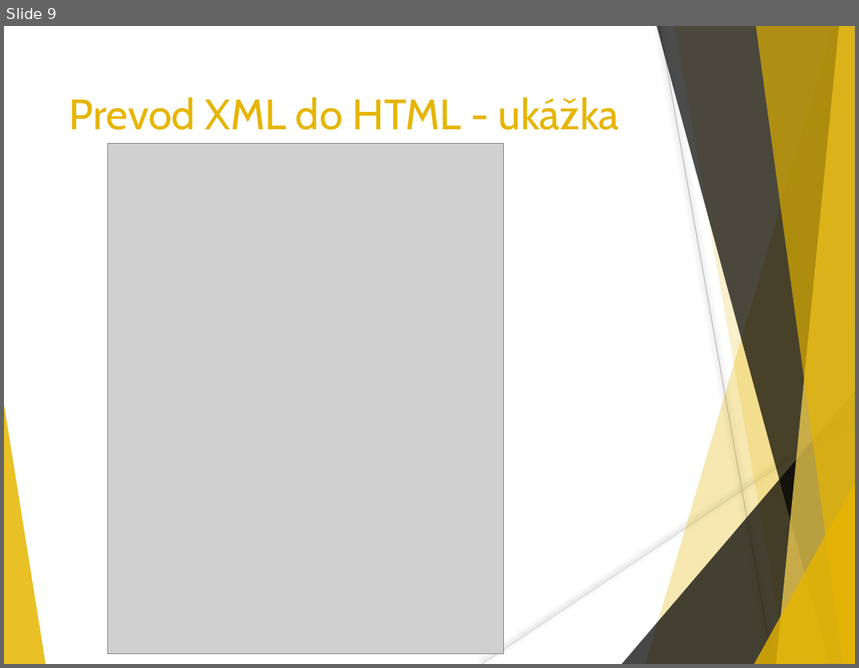
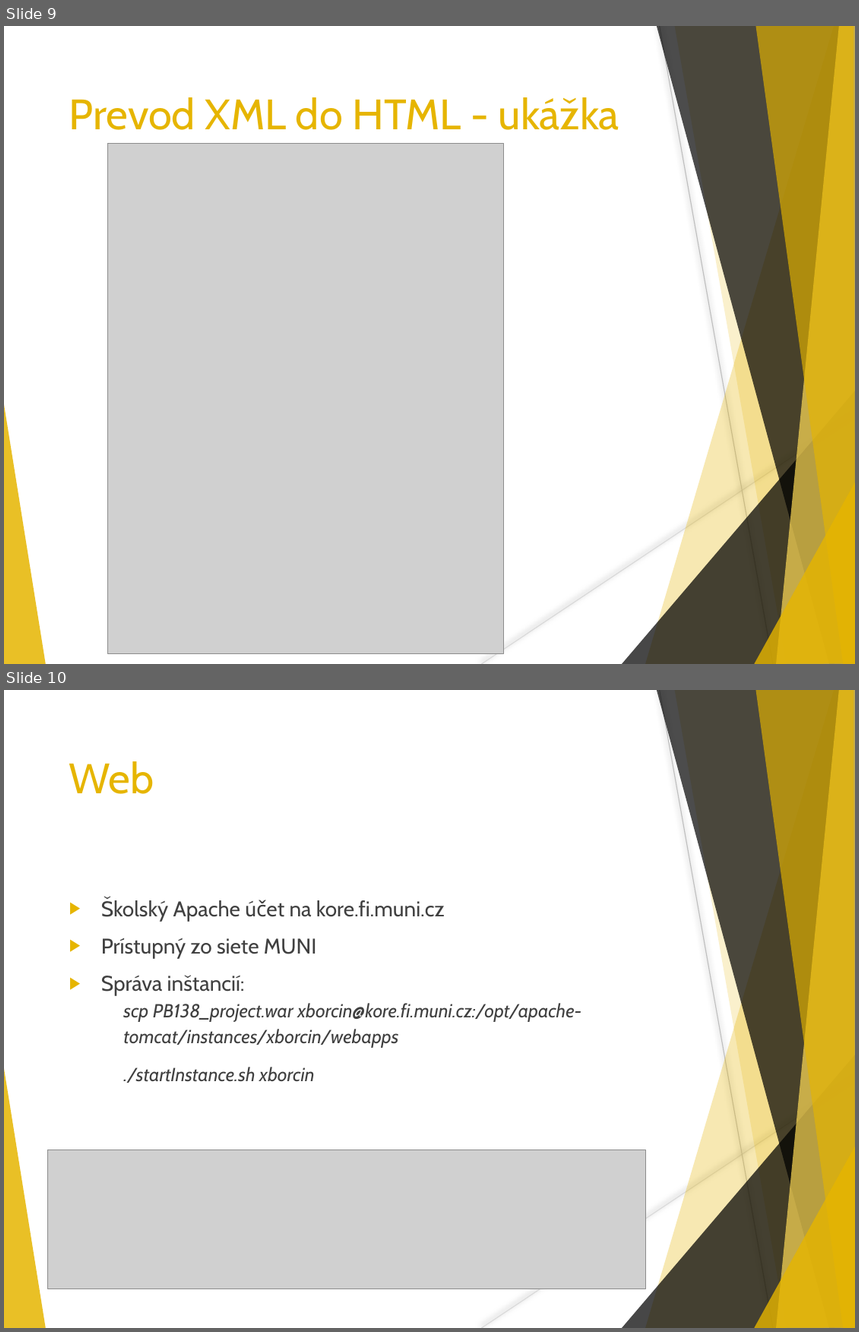
Before and after one commit to tborcin/Comparison-and-visualization-of-macroeconomic-data, a slide deck: PrezentaciaMC.pptx. Shown one above the other, each under a label of ours: slide 9 before the commit, slides 9 and 10 after it. The pictures are 859x668 and 859x1332 pixels, drawn with LibreOffice and Linux fonts; fonts in the diff are those of the drawing; grey boxes stand for pictures. Boxes give left, top, right and bottom in pixels: in the first picture for what was removed or moved away, otherwise in the second. Text is boxed around its words. In the diff, an @@ line names an element or a change of style, - is before the commit and + after.

```diff
--- a/PrezentaciaMC.pptx
+++ b/PrezentaciaMC.pptx
@@ slide 10 added at (x1=4, y1=690, x2=855, y2=1328), background #FFFFFF; not listed: 10 template elements that a slide beside it also shows @@
@@ title added at (x1=69, y1=761, x2=154, y2=794), 36 pt, text #E6B500 @@
+Web
@@ text added at (x1=101, y1=898, x2=582, y2=1083), 16 pt, text #404040, italic @@
+▶ Školský Apache účet na kore.fi.muni.cz
+▶ Prístupný zo siete MUNI
+▶ Správa inštancií:
+  scp PB138_project.war xborcin@kore.fi.muni.cz:/opt/apache-tomcat/instances/xborcin/webapps
+  ./startInstance.sh xborcin
@@ picture added at (x1=47, y1=1150, x2=645, y2=1289) @@
```
Also in this commit, not shown: 5 slides changed, 6 other slides added, 4 slides removed, 4 other files.
